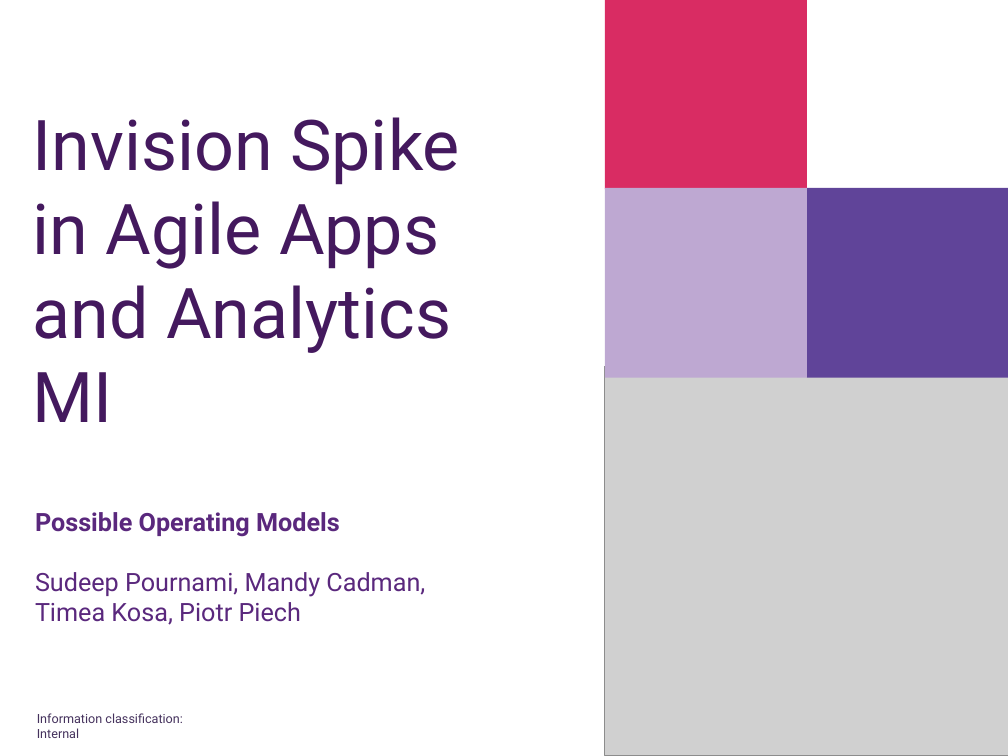
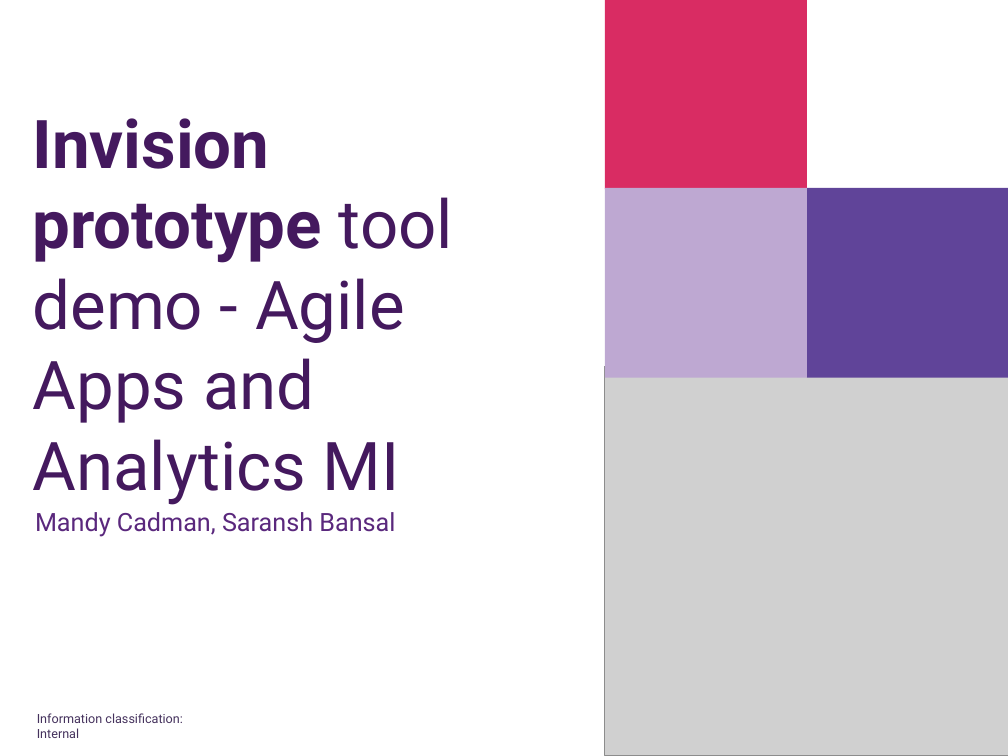
Before and after one commit to saranshbansal/my-mule, a slide deck: slide 1 of Invision Spike for Agile Apps and Analytics MI.pptx. Drawn at 1008x756 pixels with LibreOffice and Linux fonts; fonts in the diff are those of the drawing; grey boxes stand for pictures; background and template pictures are left out. Boxes give left, top, right and bottom in pixels: in the first picture for what was removed or moved away, otherwise in the second. Text is boxed around its words. In the diff, an @@ line names an element or a change of style, - is before the commit and + after.

```diff
--- a/Invision Spike for Agile Apps and Analytics MI.pptx
+++ b/Invision Spike for Agile Apps and Analytics MI.pptx
@@ text at <box>33,118,453,505</box>: text changed; size 50 to 48 pt @@
-Invision Spike in Agile Apps and Analytics MI
+Invision prototype tool demo - Agile Apps and Analytics MI
@@ text at <box>35,512,395,537</box>: text changed @@
-Possible Operating Models
-Sudeep Pournami, Mandy Cadman, Timea Kosa, Piotr Piech
+Mandy Cadman, Saransh Bansal
```
Also in this commit, not shown: 2 other slides changed, 3 slides removed.
